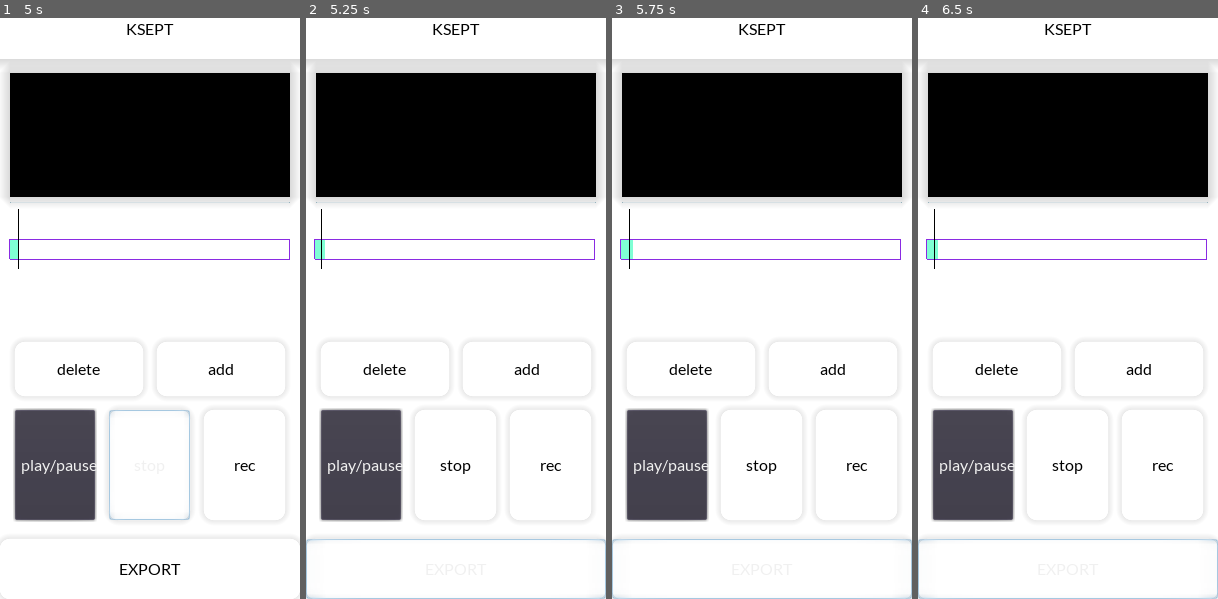
Above: before the commit, frames 1-4 (left to right).
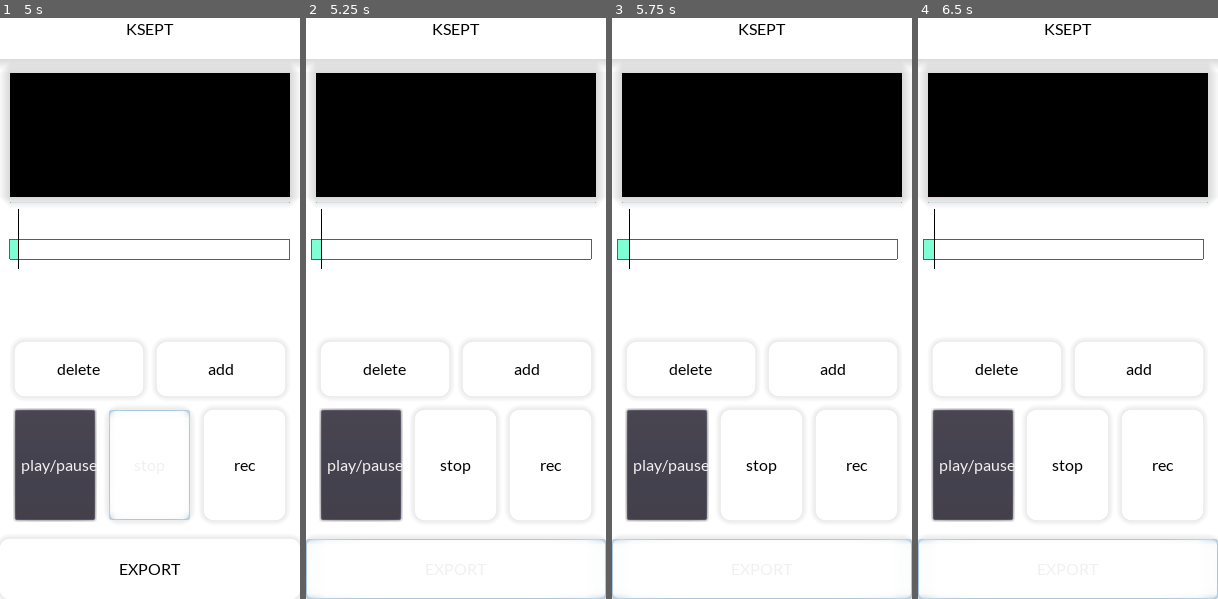
Above: after the commit, the same moments.

Repository: kahagino/ksept_recorder
Game: Godot game, scene res://scenes/main.tscn
Two runs of this game, one before a commit and one after it. Both use one fixed random seed, a clock stepped at 60 frames per second and the inputs below.
Inputs:
- Up to frame 1 (5 s): click "add" at 0.5 s; click "stop" at 1.25 s; click "rec" at 2 s; click "EXPORT" at 2.75 s; click "play/pause" at 3.5 s; hold Right (ui_right) from 4.28 s (still down)
- Up to frame 2 (5.25 s): tap Enter at 5 s; release Right (ui_right) at 5.03 s; hold Down (ui_down) from 5.03 s (still down)
- Up to frame 3 (5.75 s): keep holding Down (ui_down)
- Up to frame 4 (6.5 s): release Down (ui_down) at 5.78 s; hold Right (ui_right) from 5.78 s (still down)

Frame 1 is identical in both runs. In frame 2, 0.1% of the frame differs, in the area x 1-97%, y 38-42%; in frame 3, 0.1%; in frame 4, 0.1%.

Commit message:
🐛 fixed view movement

Diff:
--- a/src/tracks_ui.gd
+++ b/src/tracks_ui.gd
@@ -27,9 +27,9 @@
 func _input(event):
 	# debug inputs
 	if event.is_action_pressed("ui_up"):
-		view_pos.x += 1.0
+		view_pos.x += 1.0 * get_time_to_pos_scale()
 	elif event.is_action_pressed("ui_down"):
-		view_pos.x -= 1.0
+		view_pos.x -= 1.0 * get_time_to_pos_scale()
 
 	update()
 
@@ -63,14 +63,13 @@
 
 func _draw_cursor(cursor_pos:float)->FuncRef:
 	var time_to_pos_scale = get_time_to_pos_scale()
-	var line_pos_up = view_pos + Vector2(cursor_pos, 0)
-	line_pos_up.x *= time_to_pos_scale
+	var line_pos_up = view_pos + Vector2(cursor_pos * time_to_pos_scale, 0)
 	var line_pos_down = line_pos_up + Vector2(0, 60)
 	return draw_line(line_pos_up, line_pos_down, Color.black, 1.0)
 
 func _draw_focused_track(focused_track_index:int)->FuncRef:
 	var time_to_pos_scale = get_time_to_pos_scale()
-	var track_start_pos = time_to_pos_scale * 0
+	var track_start_pos = 0.0
 	var track_end_pos = time_to_pos_scale * view_scale
 	var thickness_pos = focused_track_index * tracks_thickness
 	var separation_pos = focused_track_index * v_separation
